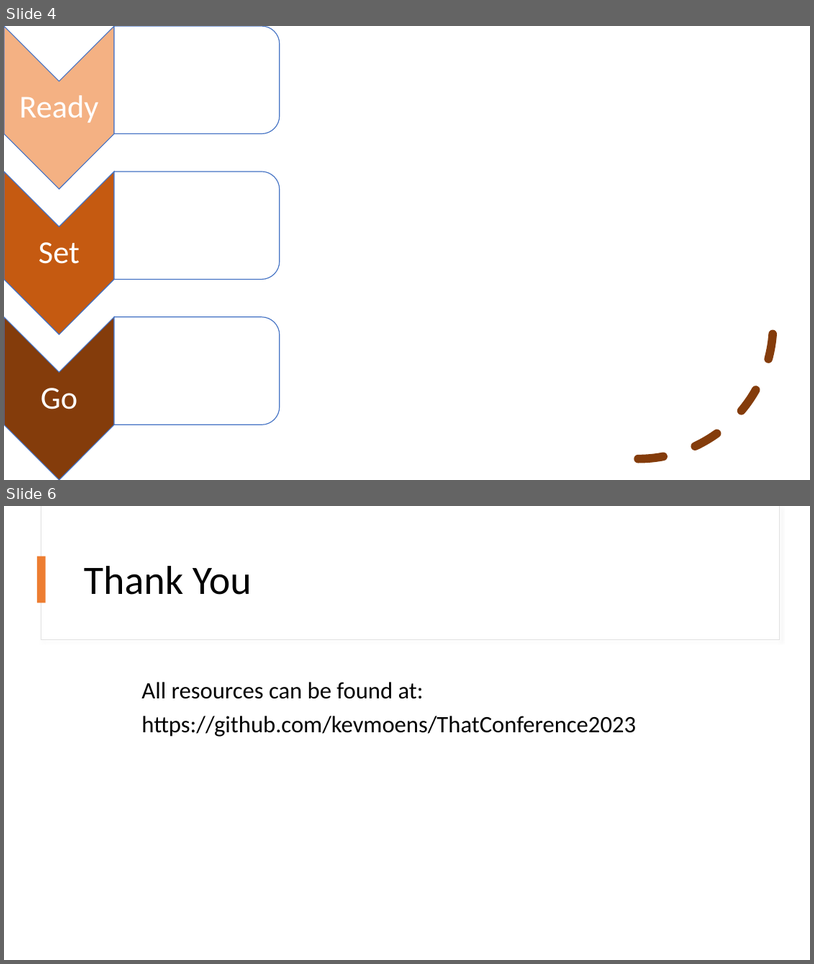
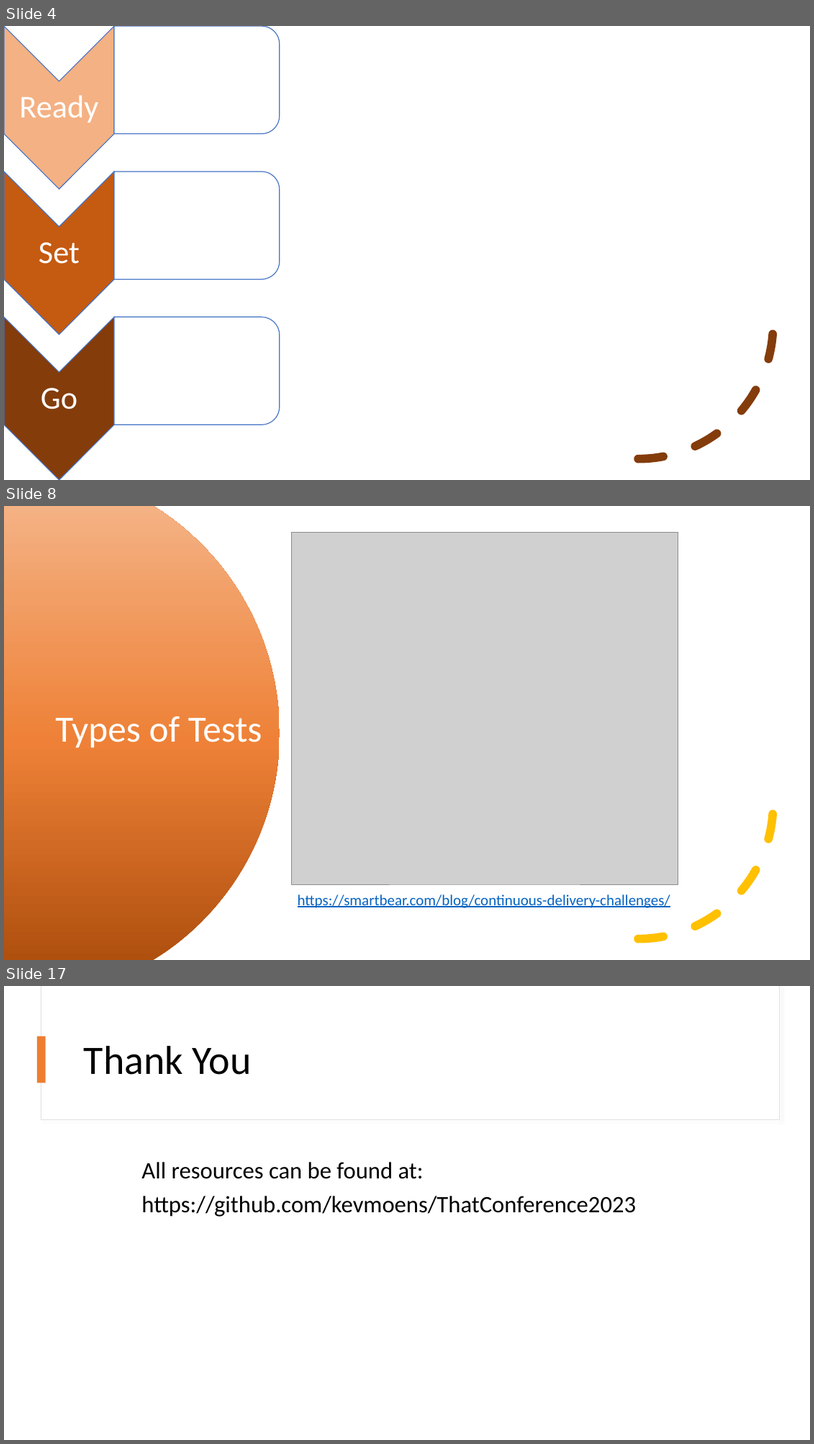
Before and after one commit to kevmoens/ThatConference2023, a slide deck: ThatConference2023.pptx. Shown one above the other, each under a label of ours: slides 4 and 6 before the commit, slides 4, 8 and 17 after it; the slides between them are not shown. The pictures are 814x964 and 814x1444 pixels, drawn with LibreOffice and Linux fonts; fonts in the diff are those of the drawing; grey boxes stand for pictures. Boxes give left, top, right and bottom in pixels: in the first picture for what was removed or moved away, otherwise in the second. Text is boxed around its words. In the diff, an @@ line names an element or a change of style, - is before the commit and + after.

```diff
--- a/ThatConference2023.pptx
+++ b/ThatConference2023.pptx
@@ slide 8 added at (4,506,810,960), background #FFFFFF @@
@@ freeform shape added at (4,506,280,960), fill gradient #B0500F to #EE8137 to #F4B183 @@
@@ picture added at (291,532,678,884) @@
@@ arc (boxed as its full ellipse) added at (504,669,774,939), outline #FFC000 10 pt dashed @@
@@ title added at (55,716,262,748), 44 pt, text #FFFFFF @@
+Types of Tests
@@ text added at (298,894,671,908), 18 pt, text #0563C1, underline @@
+https://smartbear.com/blog/continuous-delivery-challenges/
@@ what was slide 6 is now slide 17 @@
```
Also in this commit, not shown: 11 other slides added, 1 slide removed, 2 other files.
